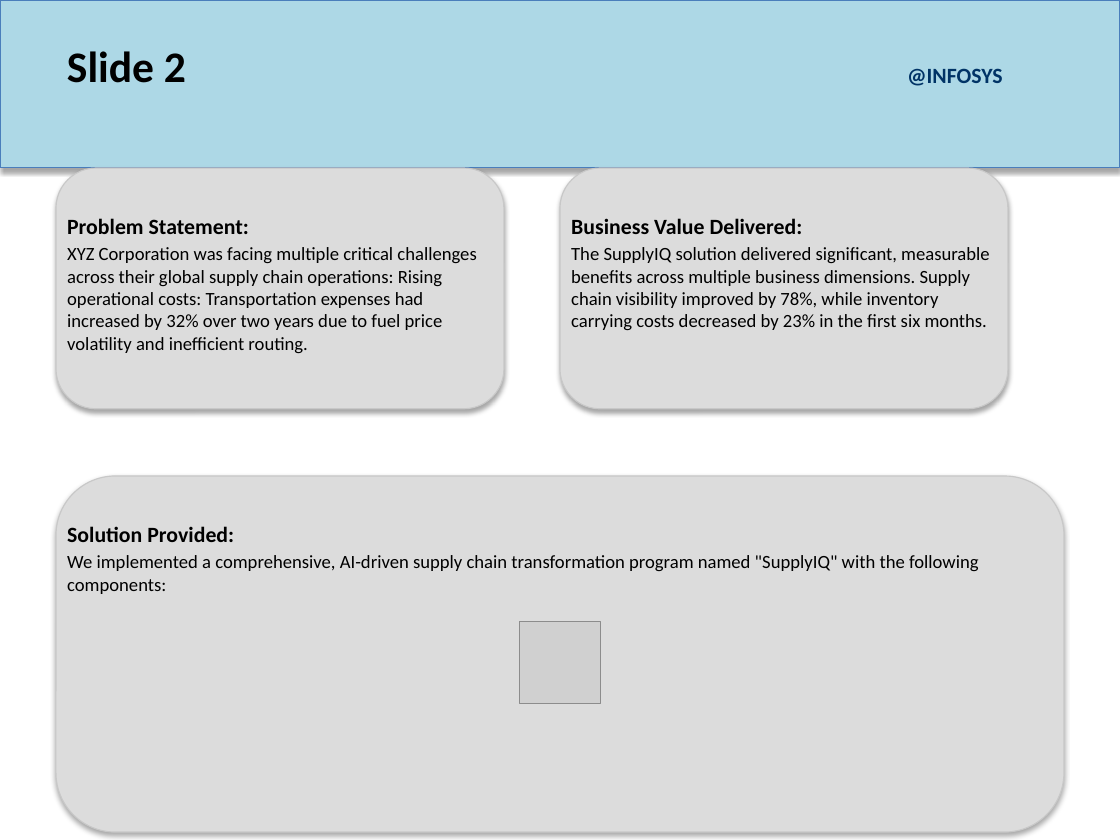
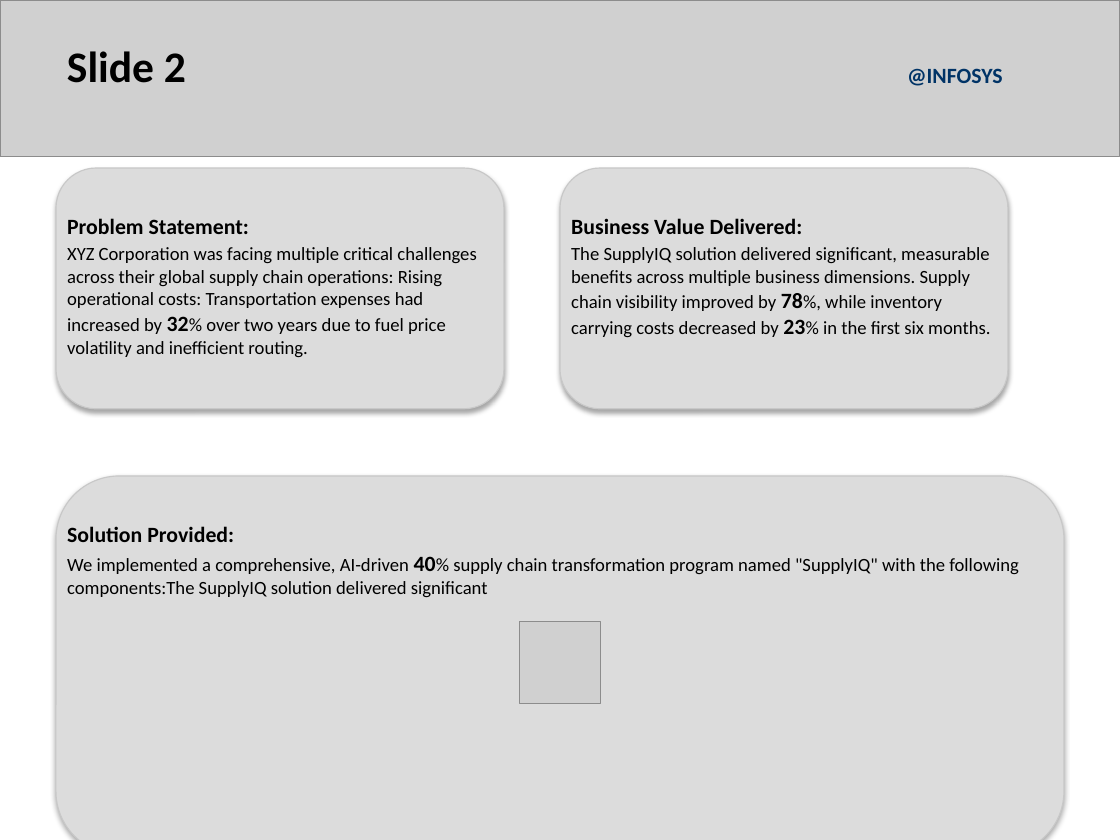
Before and after one commit to sirisurneni/htmltoppt, a slide deck: slide 2 of presentation.pptx. Drawn at 1120x840 pixels with LibreOffice and Linux fonts; fonts in the diff are those of the drawing; grey boxes stand for pictures. Boxes give left, top, right and bottom in pixels: in the first picture for what was removed or moved away, otherwise in the second. Text is boxed around its words. In the diff, an @@ line names an element or a change of style, - is before the commit and + after.

```diff
--- a/presentation.pptx
+++ b/presentation.pptx
@@ rectangle removed at box(0, 0, 1120, 168) @@
@@ picture added at box(0, 0, 1120, 157) @@
@@ text at box(67, 247, 476, 357): size 12 to 14 pt, bold on in "32%" @@
@@ text at box(571, 247, 990, 337): size 12 to 14 pt, bold on in "78%, 23%" @@
@@ rounded rectangle: place and size @@
-rounded rectangle at box(56, 476, 1064, 832)
+rounded rectangle at box(56, 476, 1064, 840)
@@ text at box(67, 556, 1019, 597): text changed @@
-We implemented a comprehensive, AI-driven supply chain transformation program named "SupplyIQ" with the following components:
+We implemented a comprehensive, AI-driven 40% supply chain transformation program named "SupplyIQ" with the following components:The SupplyIQ solution delivered significant
```
Also in this commit, not shown: 2 other slides changed, 3 other files.
